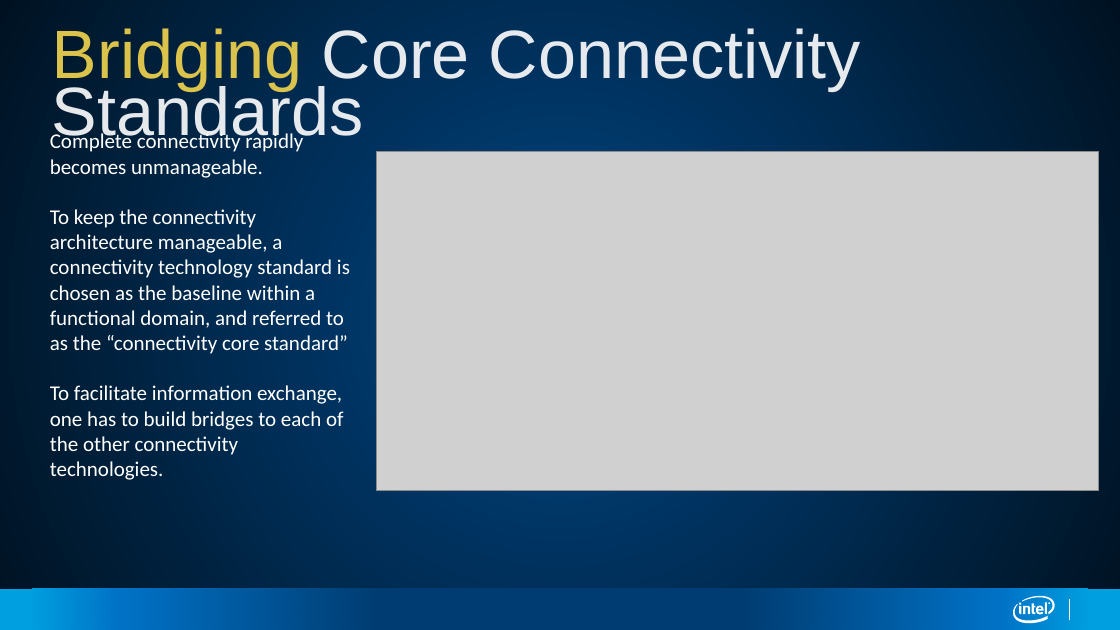
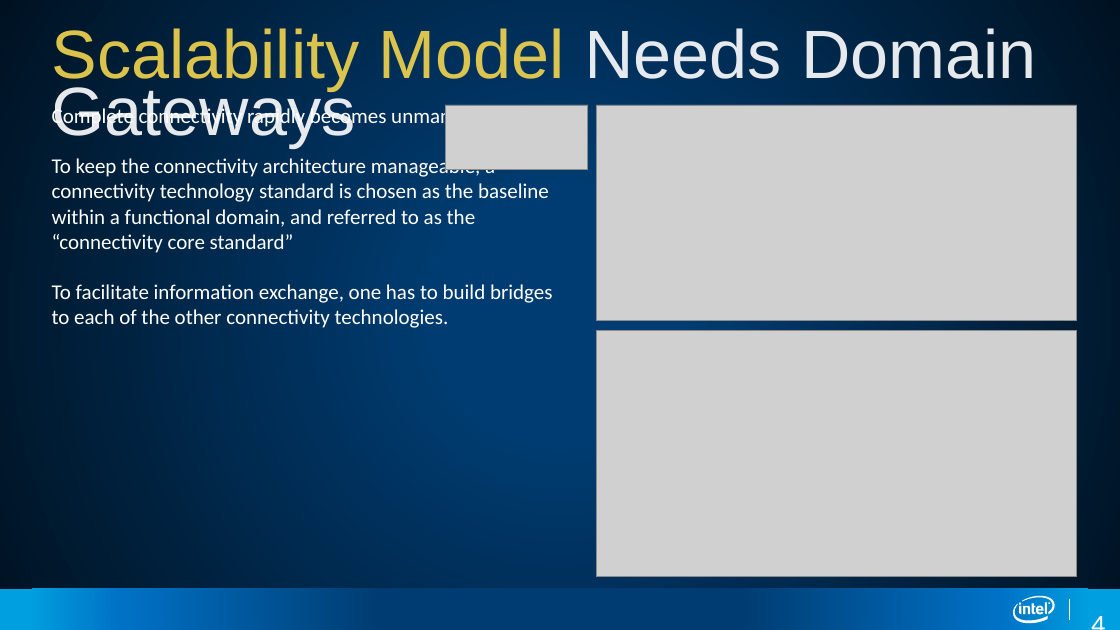
Before and after one commit to SSG-DRD-IOT/Industrial-IoT-Workshop, a slide deck: slide 4 of presentations/04-Industrial-Protocols.pptx (slide 5 before the commit). Drawn at 1120x630 pixels with LibreOffice and Linux fonts; fonts in the diff are those of the drawing; grey boxes stand for pictures. Boxes give left, top, right and bottom in pixels: in the first picture for what was removed or moved away, otherwise in the second. Text is boxed around its words. In the diff, an @@ line names an element or a change of style, - is before the commit and + after.

```diff
--- a/presentations/04-Industrial-Protocols.pptx
+++ b/presentations/04-Industrial-Protocols.pptx
@@ title at (52,28,1036,148): text changed @@
-Bridging Core Connectivity Standards
+Scalability Model Needs Domain Gateways
@@ text "Complete connectivity rapidly becomes unmanageable." rewrapped from (50,131,350,480) to (52,105,552,328) @@
@@ picture added at (445,105,588,170) @@
@@ picture added at (597,105,1076,321) @@
@@ picture removed at (376,151,1099,491) @@
@@ picture added at (597,331,1076,577) @@
@@ page number added at (1084,602,1100,618), 24 pt, text #FFFFFF @@
+4
```
Also in this commit, not shown: 4 other slides changed, 1 slide added, 2 slides removed.
